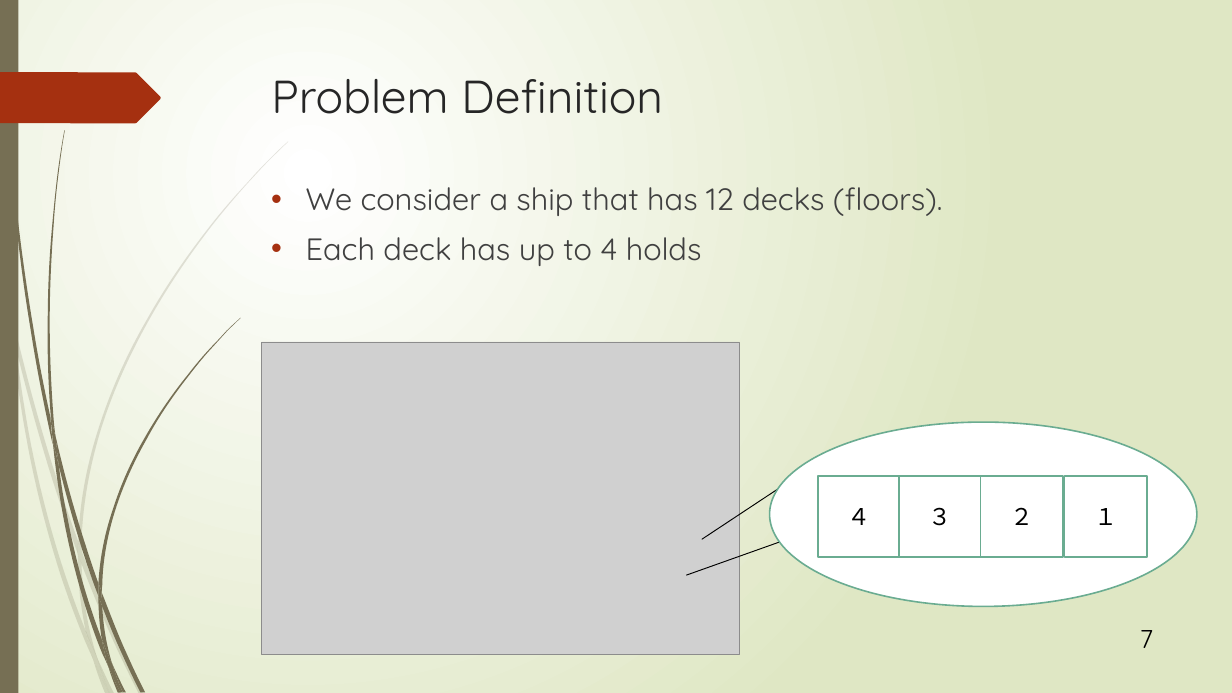
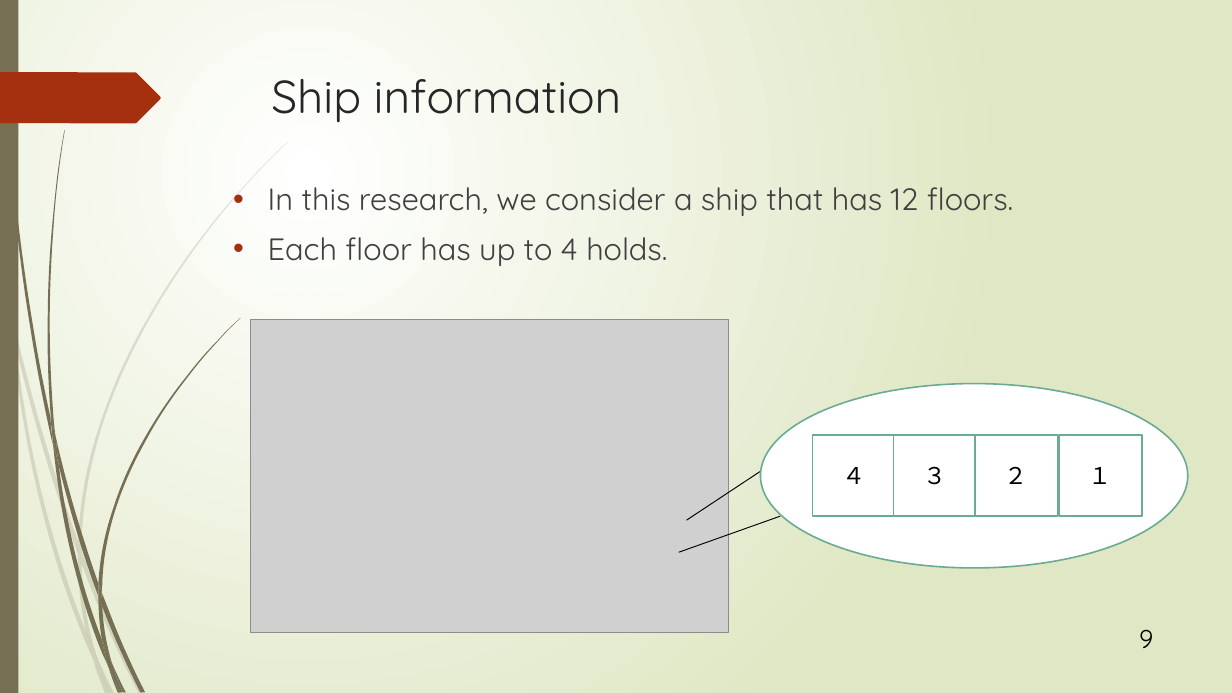
Before and after one commit to r-kurosu/kline_new, a slide deck: slide 9 of 竹田.pptx (slide 7 before the commit). Drawn at 1232x693 pixels with LibreOffice and Linux fonts; fonts in the diff are those of the drawing; grey boxes stand for pictures. Boxes give left, top, right and bottom in pixels: in the first picture for what was removed or moved away, otherwise in the second. Text is boxed around its words. In the diff, an @@ line names an element or a change of style, - is before the commit and + after.

```diff
--- a/竹田.pptx
+++ b/竹田.pptx
@@ title at [271,79,622,123]: text changed @@
-Problem Definition
+Ship information
@@ text at [268,187,1013,266]: text changed @@
-• We consider a ship that has 12 decks (floors).
-• Each deck has up to 4 holds
+• In this research, we consider a ship that has 12 floors.
+• Each floor has up to 4 holds.
@@ picture: place and size @@
-picture at [262,342,739,654]
+picture at [250,320,728,632]
@@ ellipse: place and size @@
-ellipse at [770,422,1197,607]
+ellipse at [761,384,1188,568]
@@ 4 rectangles: place and size @@
-4 rectangles at [818,476,1148,557]
+4 rectangles at [812,435,1142,517]
@@ line moved from (702, 540) - (787, 482) to (687, 520) - (773, 464) @@
@@ line moved from (687, 575) - (787, 540) to (679, 553) - (780, 517) @@
@@ page number at [1139,629,1153,648]: text changed @@
-7
+9
```
Also in this commit, not shown: 26 other slides changed.
